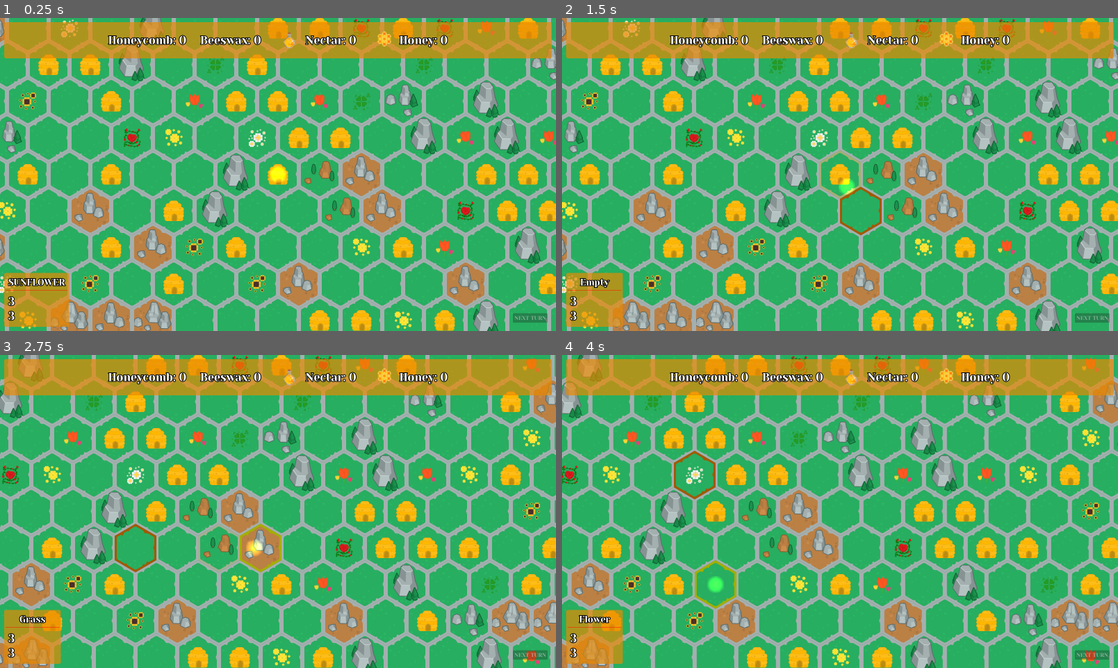
Above: before the commit, frames 1-4 (two rows, left to right).
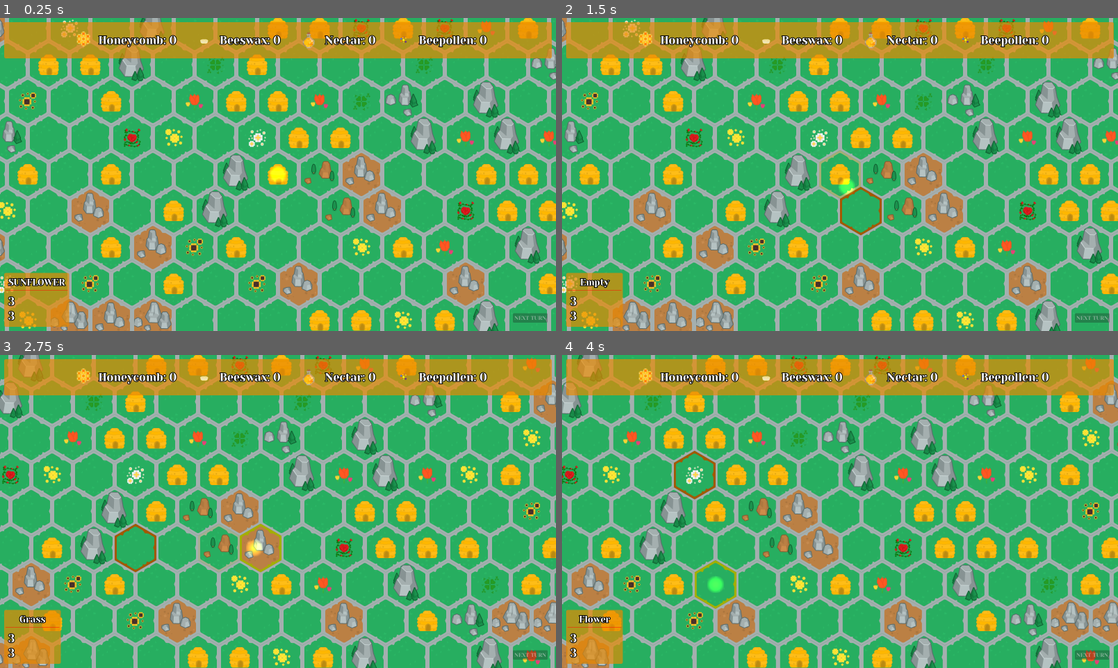
Above: after the commit, the same moments.

Repository: SpeedfireV/slavic-game-jam
Game: Godot game, scene res://game.tscn
Two runs of this game, one before a commit and one after it. Both use one fixed random seed, a clock stepped at 60 frames per second and the inputs below.
Inputs (mouse positions are in pixels of both pictures, inside the frame that each line leads up to):
- Up to frame 1 (0.25 s): no input
- Up to frame 2 (1.5 s): tap Enter at 0.5 s; drag from (840, 174) to (878, 246) at 0.52 s; tap Space at 1.25 s; drag from (862, 212) to (817, 136) at 1.27 s
- Up to frame 3 (2.75 s): tap Enter at 2 s; move the mouse to (255, 549) at 2.02 s; hold D (move_right) from 2.03 s (still down); click (255, 549) at 2.1 s
- Up to frame 4 (4 s): release D (move_right) at 2.75 s; drag from (678, 511) to (717, 583) at 2.77 s; tap Space at 3.5 s; drag from (695, 473) to (717, 583) at 3.52 s

The runs differ from the first frame. In frame 1, 1.7% of the frame differs, in the area x 13-88%, y 4-10%; in frame 2, 1.7%; in frame 3, 1.7%; in frame 4, 1.7%.

Commit message:
some things changed

Diff:
--- a/collectable_resources.gd
+++ b/collectable_resources.gd
@@ -3,4 +3,4 @@
 @export var honeycomb: int = 0
 @export var beeswax: int = 0
 @export var nectar: int = 0
-@export var honey: int = 0
+@export var beepollen: int = 0
--- /dev/null
+++ b/map/bee.tscn
@@ -0,0 +1,10 @@
+[gd_scene load_steps=3 format=3 uid="uid://ch613464h7lv"]
+
+[ext_resource type="Script" uid="uid://dmdr8d6knjy67" path="res://node_2d.gd" id="1_86q7x"]
+[ext_resource type="Texture2D" uid="uid://c51ukjx0bplyy" path="res://assets/hexagons/bees/normal_bee.png" id="2_u26ct"]
+
+[node name="Bee" type="Node2D"]
+script = ExtResource("1_86q7x")
+
+[node name="Sprite2D" type="Sprite2D" parent="."]
+texture = ExtResource("2_u26ct")
--- /dev/null
+++ b/node_2d.gd
@@ -0,0 +1,15 @@
+class_name Bee extends Node2D
+
+enum BeeType{
+	NORMAL,
+	WARRIOR,
+	COLLECTOR,
+	QUEEN
+}
+
+var moves: int = 15
+var health: int = 100
+
+var type := BeeType.NORMAL
+var carried_beepollen:int = 0
+var carried_nectar:int = 0
--- a/ui/stats_bar.gd
+++ b/ui/stats_bar.gd
@@ -5,11 +5,11 @@
 @onready var honey_comb_label: Label = %Honeycomb
 @onready var beeswax_label: Label = %Beeswax
 @onready var nectar_label: Label = %Nectar
-@onready var honey_label: Label = %Honey
+@onready var beepollen_label: Label = %Beepollen
 
 # Funkcja do aktualizacji etykiet
 func _process(delta: float) -> void:
 	honey_comb_label.text = "Honeycomb: " + str(GameManager.collectable_resources.honeycomb)
 	beeswax_label.text = "Beeswax: " + str(GameManager.collectable_resources.beeswax)
 	nectar_label.text = "Nectar: " + str(GameManager.collectable_resources.nectar)
-	honey_label.text = "Honey: " + str(GameManager.collectable_resources.honey)
+	beepollen_label.text = "Beepollen: " + str(GameManager.collectable_resources.beepollen)
--- a/ui/stats_bar.tscn
+++ b/ui/stats_bar.tscn
@@ -1,9 +1,11 @@
-[gd_scene load_steps=5 format=3 uid="uid://jrpypt07m3co"]
+[gd_scene load_steps=7 format=3 uid="uid://jrpypt07m3co"]
 
 [ext_resource type="Script" uid="uid://1ewxtmotw010" path="res://ui/stats_bar.gd" id="1_2qrqc"]
 [ext_resource type="Theme" uid="uid://dp38infowk4e3" path="res://ui/custom_theme.tres" id="2_a58cu"]
 [ext_resource type="Texture2D" uid="uid://brgjbiiq2b1kl" path="res://assets/resources/nectar.png" id="3_a58cu"]
+[ext_resource type="Texture2D" uid="uid://dtwylj67boqb6" path="res://assets/resources/beewax.png" id="4_gsad2"]
 [ext_resource type="Texture2D" uid="uid://bdtdhgm8ai0vb" path="res://assets/resources/honey.png" id="4_tv1aq"]
+[ext_resource type="Texture2D" uid="uid://b3jti0axoygk3" path="res://assets/resources/beepollen.png" id="6_0qvp0"]
 
 [node name="StatsBar" type="MarginContainer"]
 anchors_preset = 10
@@ -26,6 +28,11 @@
 [node name="HBoxContainer" type="HBoxContainer" parent="PanelContainer/TempResourcesUI"]
 layout_mode = 2
 
+[node name="TextureRect" type="TextureRect" parent="PanelContainer/TempResourcesUI/HBoxContainer"]
+custom_minimum_size = Vector2(80, 80)
+layout_mode = 2
+texture = ExtResource("4_tv1aq")
+
 [node name="Honeycomb" type="Label" parent="PanelContainer/TempResourcesUI/HBoxContainer"]
 unique_name_in_owner = true
 layout_mode = 2
@@ -34,6 +41,12 @@
 
 [node name="HBoxContainer2" type="HBoxContainer" parent="PanelContainer/TempResourcesUI"]
 layout_mode = 2
+
+[node name="TextureRect" type="TextureRect" parent="PanelContainer/TempResourcesUI/HBoxContainer2"]
+custom_minimum_size = Vector2(80, 80)
+layout_mode = 2
+texture = ExtResource("4_gsad2")
+stretch_mode = 3
 
 [node name="Beeswax" type="Label" parent="PanelContainer/TempResourcesUI/HBoxContainer2"]
 unique_name_in_owner = true
@@ -53,7 +66,7 @@
 [node name="Nectar" type="Label" parent="PanelContainer/TempResourcesUI/HBoxContainer3"]
 unique_name_in_owner = true
 layout_mode = 2
-text = "50"
+text = "NECTAR"
 
 [node name="HBoxContainer4" type="HBoxContainer" parent="PanelContainer/TempResourcesUI"]
 layout_mode = 2
@@ -61,9 +74,10 @@
 [node name="TextureRect" type="TextureRect" parent="PanelContainer/TempResourcesUI/HBoxContainer4"]
 custom_minimum_size = Vector2(80, 80)
 layout_mode = 2
-texture = ExtResource("4_tv1aq")
+texture = ExtResource("6_0qvp0")
+stretch_mode = 3
 
-[node name="Honey" type="Label" parent="PanelContainer/TempResourcesUI/HBoxContainer4"]
+[node name="Beepollen" type="Label" parent="PanelContainer/TempResourcesUI/HBoxContainer4"]
 unique_name_in_owner = true
 layout_mode = 2
-text = "HONEY 15"
+text = "BEEPOLLEN"
Binary file added: assets/resources/beepollen.png
Not shown, added: assets/resources/beepollen.png.import
Binary file added: assets/resources/beewax.png
Not shown, added: assets/resources/beewax.png.import
Not shown, added: node_2d.gd.uid
